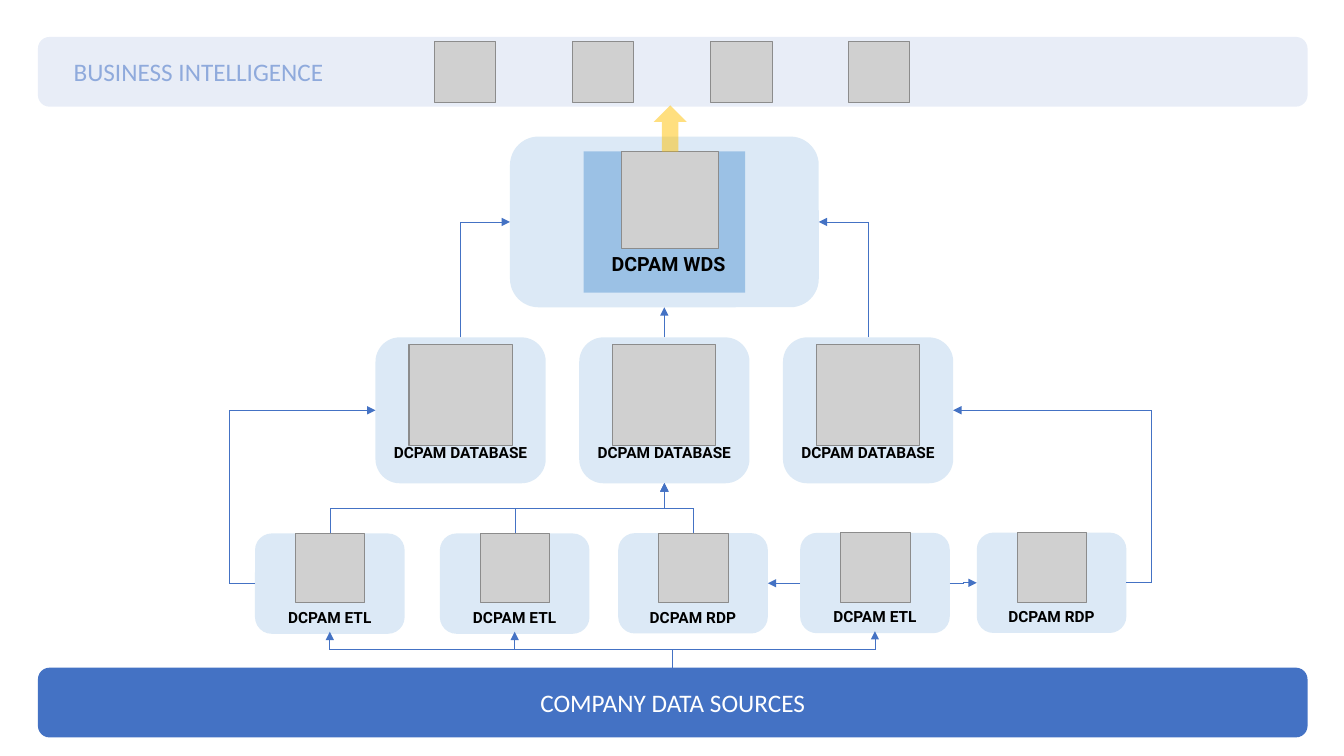
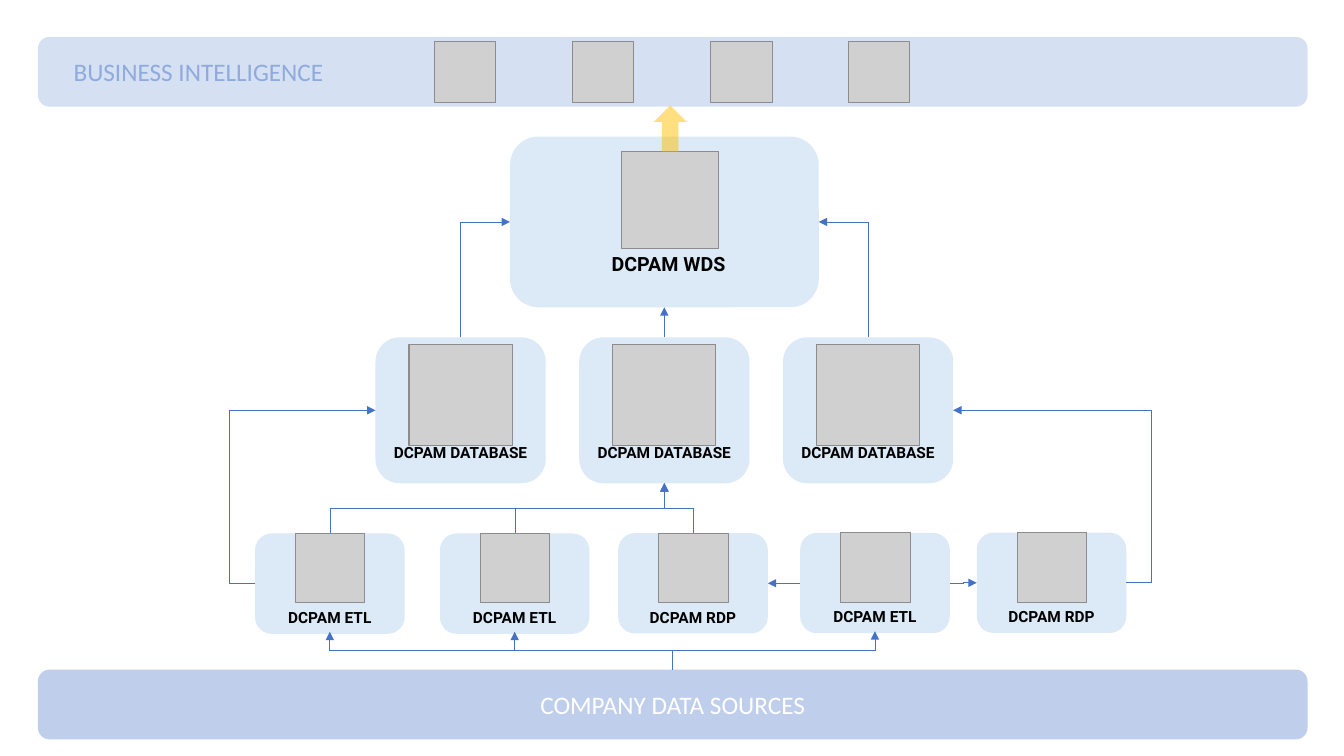
Before and after one commit to OrionExplorer/dcpam, a slide deck: slide 3 of docs/dwh.pptx. Drawn at 1344x756 pixels with LibreOffice and Linux fonts; fonts in the diff are those of the drawing; grey boxes stand for pictures. Boxes give left, top, right and bottom in pixels: in the first picture for what was removed or moved away, otherwise in the second. Text is boxed around its words. In the diff, an @@ line names an element or a change of style, - is before the commit and + after.

```diff
--- a/docs/dwh.pptx
+++ b/docs/dwh.pptx
@@ rounded rectangle at [38,37,1309,107]: fill #4472C4 at 12% opacity to #4472C4 at 22% opacity @@
@@ rectangle removed at [584,151,745,292] @@
@@ elbow arrow (673, 669) - (330, 632): route changed @@
@@ elbow arrow (673, 669) - (515, 632): route changed @@
@@ elbow arrow (673, 669) - (875, 631): route changed @@
@@ rounded rectangle "COMPANY DATA SOURCES" at [38,669,1309,739]: fill #4472C4 to #4472C4 at 34% opacity @@
```
Also in this commit, not shown: 1 slide added, 2 other files.
